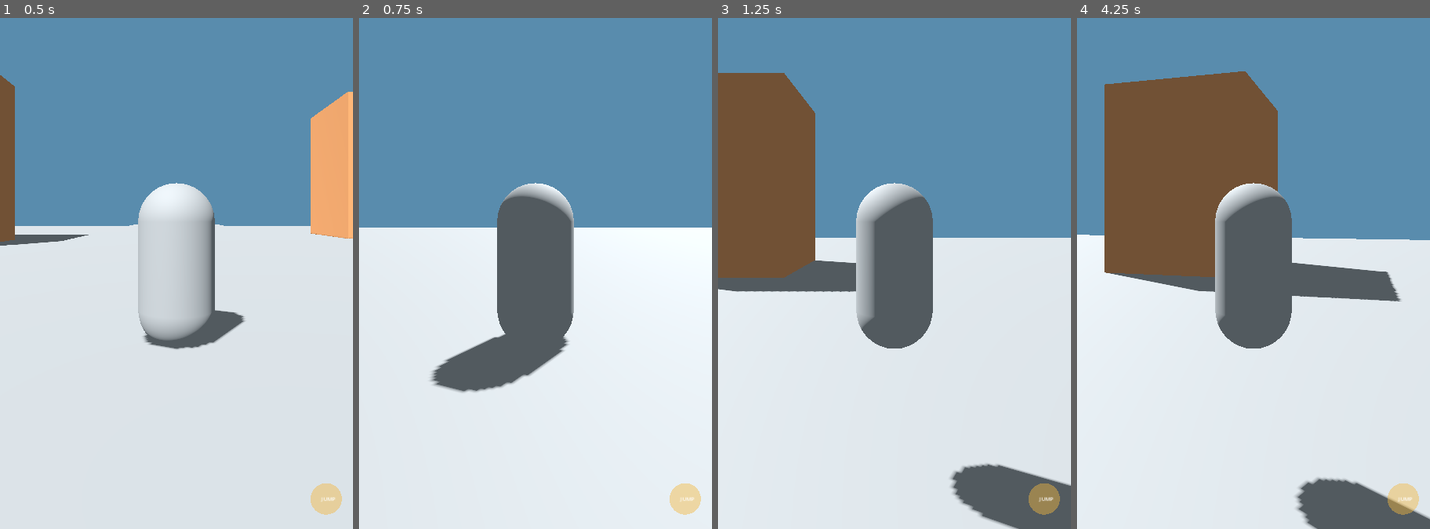
Above: before the commit, frames 1-4 (left to right).
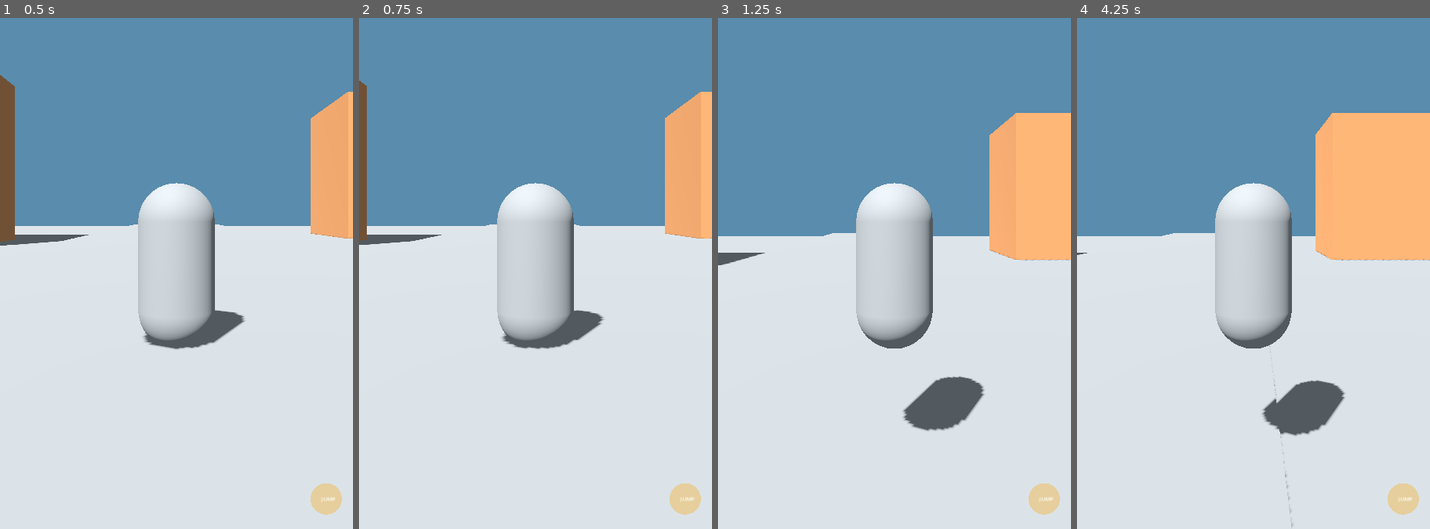
Above: after the commit, the same moments.

Repository: Olori24/Owo-Ta
Game: Godot game, scene res://scenes/world/first_district.tscn
The game is run twice, just before and just after one commit, with the same random seed, the same clock (stepped at 60 frames per second) and the same inputs.
Inputs (mouse positions are in pixels of both pictures, inside the frame that each line leads up to):
- Up to frame 1 (0.5 s): no input
- Up to frame 2 (0.75 s): tap Enter at 0.5 s; move the mouse to (613, 181) at 0.52 s; hold D (move_right) from 0.53 s (still down); click (613, 181) at 0.67 s
- Up to frame 3 (1.25 s): keep holding D (move_right); tap Space (jump) at 0.77 s
- Up to frame 4 (4.25 s): release D (move_right) at 1.25 s; drag from (1182, 247) to (1235, 339) at 1.27 s; move the mouse to (1288, 79) at 2.02 s; hold D (move_right) 2.03-2.75 s; drag from (1235, 339) to (1147, 120) at 2.77 s; move the mouse to (1359, 309) at 3.52 s; hold A (move_left) from 3.53 s (still down); tap Space (jump) at 3.77 s

Frame 1 is identical in both runs. In frame 2, 14% of the frame differs, in the area x 0-100%, y 12-74%; in frame 3, 29%; in frame 4, 37%, in the area x 0-100%, y 10-100%.

Commit message:
Keep third-person camera yaw independent from player facing

Diff:
--- a/scripts/player/player_controller.gd
+++ b/scripts/player/player_controller.gd
@@ -9,6 +9,7 @@
 var gravity: float = ProjectSettings.get_setting("physics/3d/default_gravity")
 
 @onready var camera_pivot: Node3D = $CameraPivot
+@onready var visual_body: Node3D = $Body
 
 func _ready() -> void:
 	add_to_group("player")
@@ -27,7 +28,8 @@
 			InputMap.add_action(action)
 		var event := InputEventKey.new()
 		event.physical_keycode = bindings[action]
-		InputMap.action_add_event(action, event)
+		if not InputMap.action_has_event(action, event):
+			InputMap.action_add_event(action, event)
 
 func _physics_process(delta: float) -> void:
 	var input_vector := Input.get_vector("move_left", "move_right", "move_forward", "move_back")
@@ -50,8 +52,14 @@
 
 	move_and_slide()
 
+	# Rotate only the visible mesh. Rotating CharacterBody3D would also rotate
+	# CameraPivot and feed the character's facing back into camera-relative movement.
 	if direction.length() > 0.1:
-		rotation.y = lerp_angle(rotation.y, atan2(-direction.x, -direction.z), 10.0 * delta)
+		visual_body.rotation.y = lerp_angle(
+			visual_body.rotation.y,
+			atan2(-direction.x, -direction.z),
+			10.0 * delta
+		)
 
 func apply_look(delta_pixels: Vector2) -> void:
 	camera_pivot.rotate_y(-delta_pixels.x * look_sensitivity)
